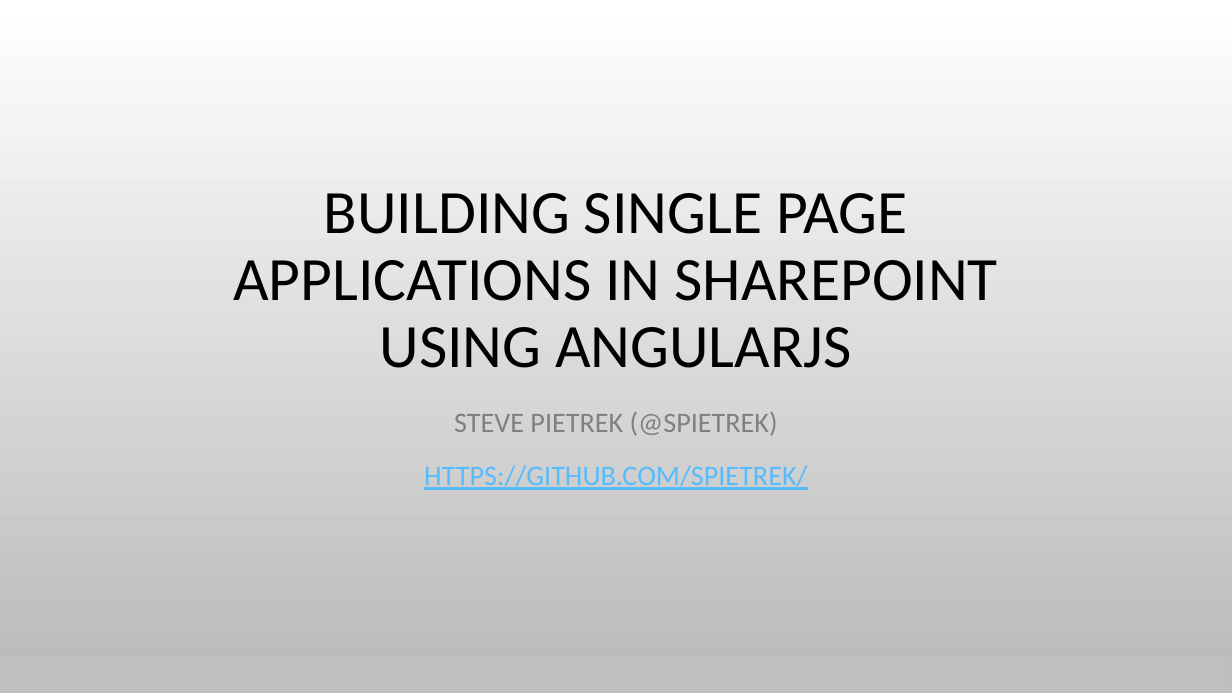
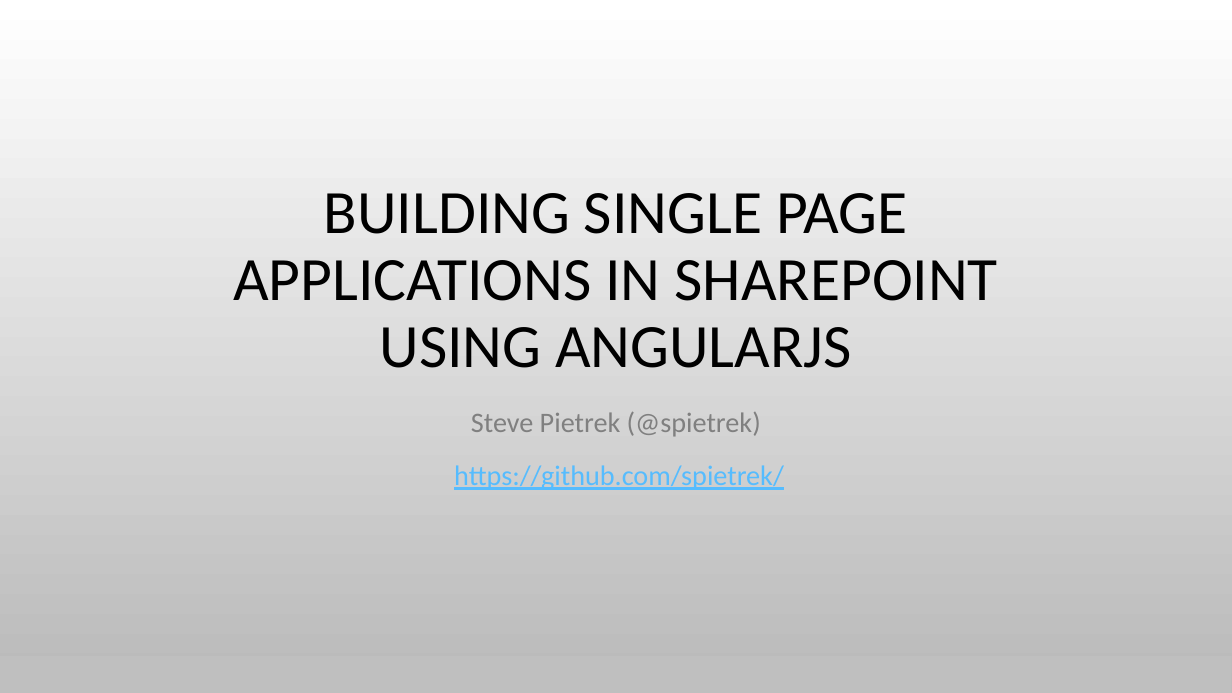
Before and after one commit to spietrek/spsdc2015, a slide deck: slide 1 of Building SPAs in SharePoint Using AngularJS.pptx. Drawn at 1232x693 pixels with LibreOffice and Linux fonts; fonts in the diff are those of the drawing; background and template pictures are left out. Boxes give left, top, right and bottom in pixels: in the first picture for what was removed or moved away, otherwise in the second. Text is boxed around its words. In the diff, an @@ line names an element or a change of style, - is before the commit and + after.

```diff
--- a/Building SPAs in SharePoint Using AngularJS.pptx
+++ b/Building SPAs in SharePoint Using AngularJS.pptx
@@ subtitle at bbox=[454, 412, 784, 490]: text changed @@
-STEVE PIETREK (@SPIETREK)
-HTTPS://GITHUB.COM/SPIETREK/
+Steve Pietrek (@spietrek)
+https://github.com/spietrek/
```
Also in this commit, not shown: 14 other slides changed, 9 slides added, 3 slides removed.
